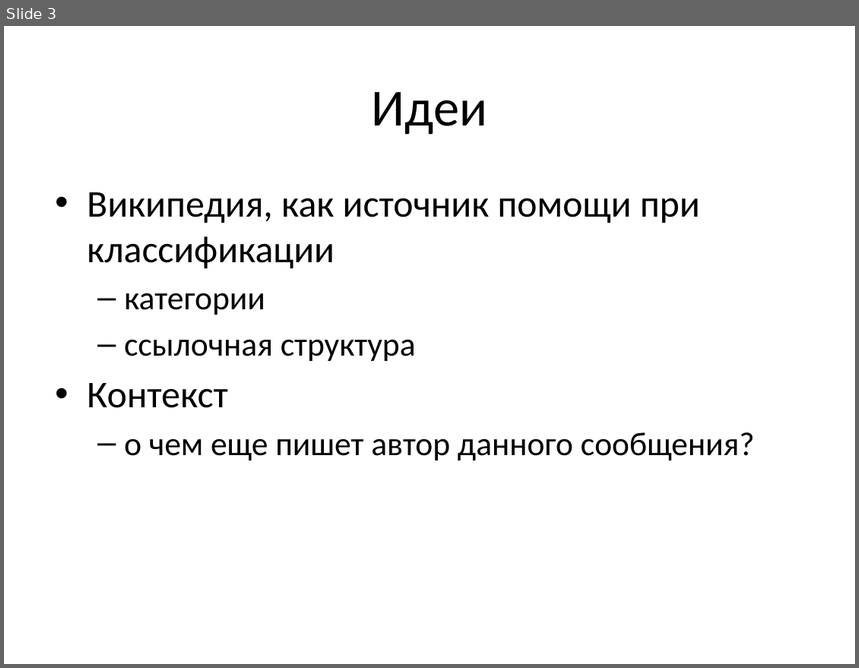
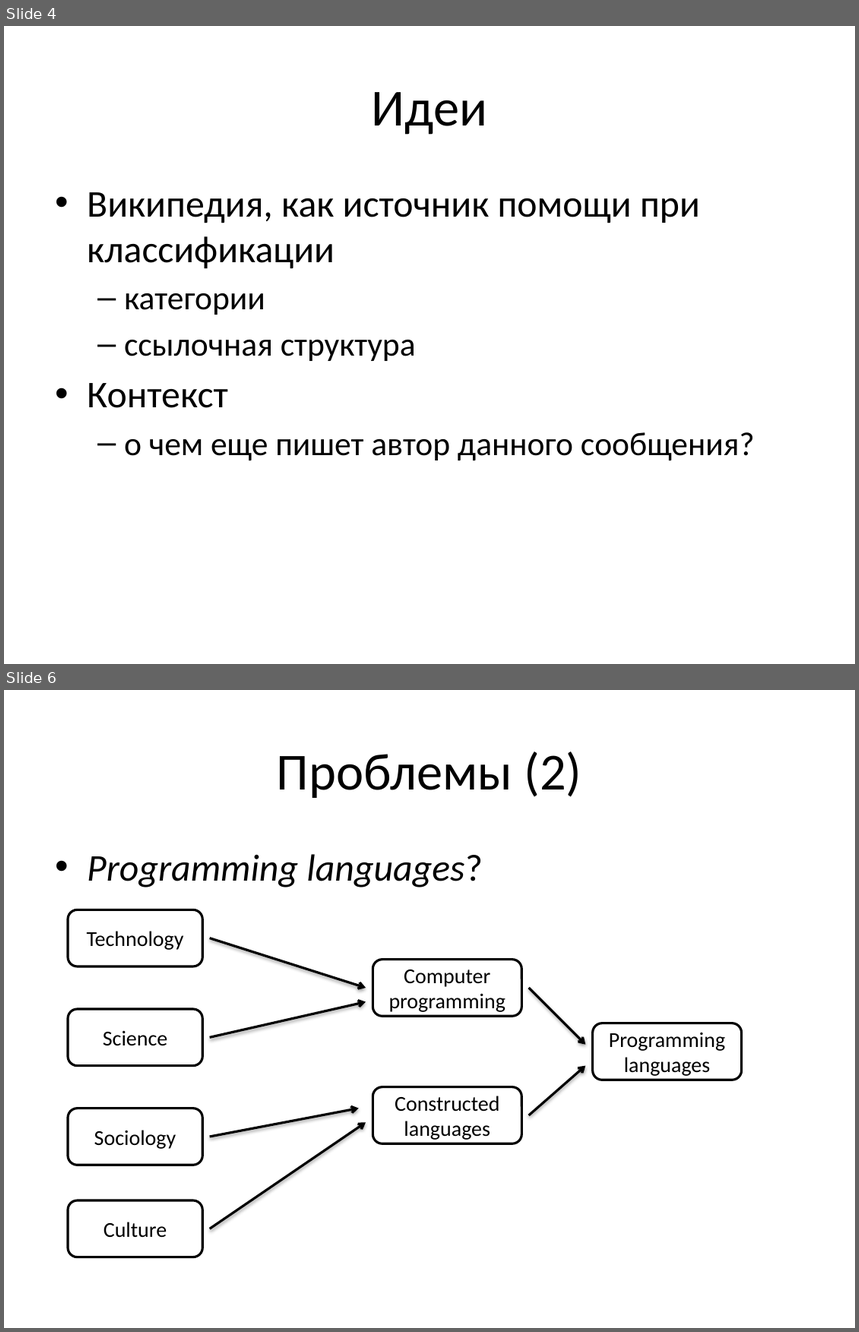
Before and after one commit to ttim/Diploma, a slide deck: docs/spisok2012-slides.pptx. Shown one above the other, each under a label of ours: slide 3 before the commit, slides 4 and 6 after it; the slides between them are not shown. The pictures are 859x668 and 859x1332 pixels, drawn with LibreOffice and Linux fonts; fonts in the diff are those of the drawing. Boxes give left, top, right and bottom in pixels: in the first picture for what was removed or moved away, otherwise in the second. Text is boxed around its words. In the diff, an @@ line names an element or a change of style, - is before the commit and + after.

```diff
--- a/docs/spisok2012-slides.pptx
+++ b/docs/spisok2012-slides.pptx
@@ slide 6 added at (x1=4, y1=690, x2=855, y2=1328), background #FFFFFF @@
@@ title added at (x1=277, y1=752, x2=582, y2=798), 44 pt, text #000000 @@
+Проблемы (2)
@@ text added at (x1=87, y1=854, x2=483, y2=888), 32 pt, text #000000, italic @@
+• Programming languages?
@@ rounded rectangle added at (x1=68, y1=910, x2=202, y2=967), fill #FFFFFF, outline #000000 2 pt, 18 pt, text #000000 @@
+Technology
@@ arrow added from (210, 939) to (366, 988), #000000 2 pt @@
@@ rounded rectangle added at (x1=373, y1=960, x2=522, y2=1017), fill #FFFFFF, outline #000000 2 pt, 18 pt, text #000000 @@
+Computer programming
@@ arrow added from (210, 1037) to (366, 1002), #000000 2 pt @@
@@ arrow added from (529, 988) to (585, 1045), #000000 2 pt @@
@@ rounded rectangle added at (x1=68, y1=1009, x2=202, y2=1066), fill #FFFFFF, outline #000000 2 pt, 18 pt, text #000000 @@
+Science
@@ rounded rectangle added at (x1=593, y1=1024, x2=742, y2=1081), fill #FFFFFF, outline #000000 2 pt, 18 pt, text #000000 @@
+Programming languages
@@ arrow added from (529, 1116) to (585, 1066), #000000 2 pt @@
@@ rounded rectangle added at (x1=373, y1=1087, x2=522, y2=1144), fill #FFFFFF, outline #000000 2 pt, 18 pt, text #000000 @@
+Constructed languages
@@ rounded rectangle added at (x1=68, y1=1109, x2=202, y2=1166), fill #FFFFFF, outline #000000 2 pt, 18 pt, text #000000 @@
+Sociology
@@ arrow added from (210, 1229) to (366, 1122), #000000 2 pt @@
@@ arrow added from (210, 1137) to (359, 1109), #000000 2 pt @@
@@ rounded rectangle added at (x1=68, y1=1201, x2=202, y2=1258), fill #FFFFFF, outline #000000 2 pt, 18 pt, text #000000 @@
+Culture
@@ what was slide 3 is now slide 4 @@
```
Also in this commit, not shown: 5 slides changed, 4 other slides added, 1 other file.
